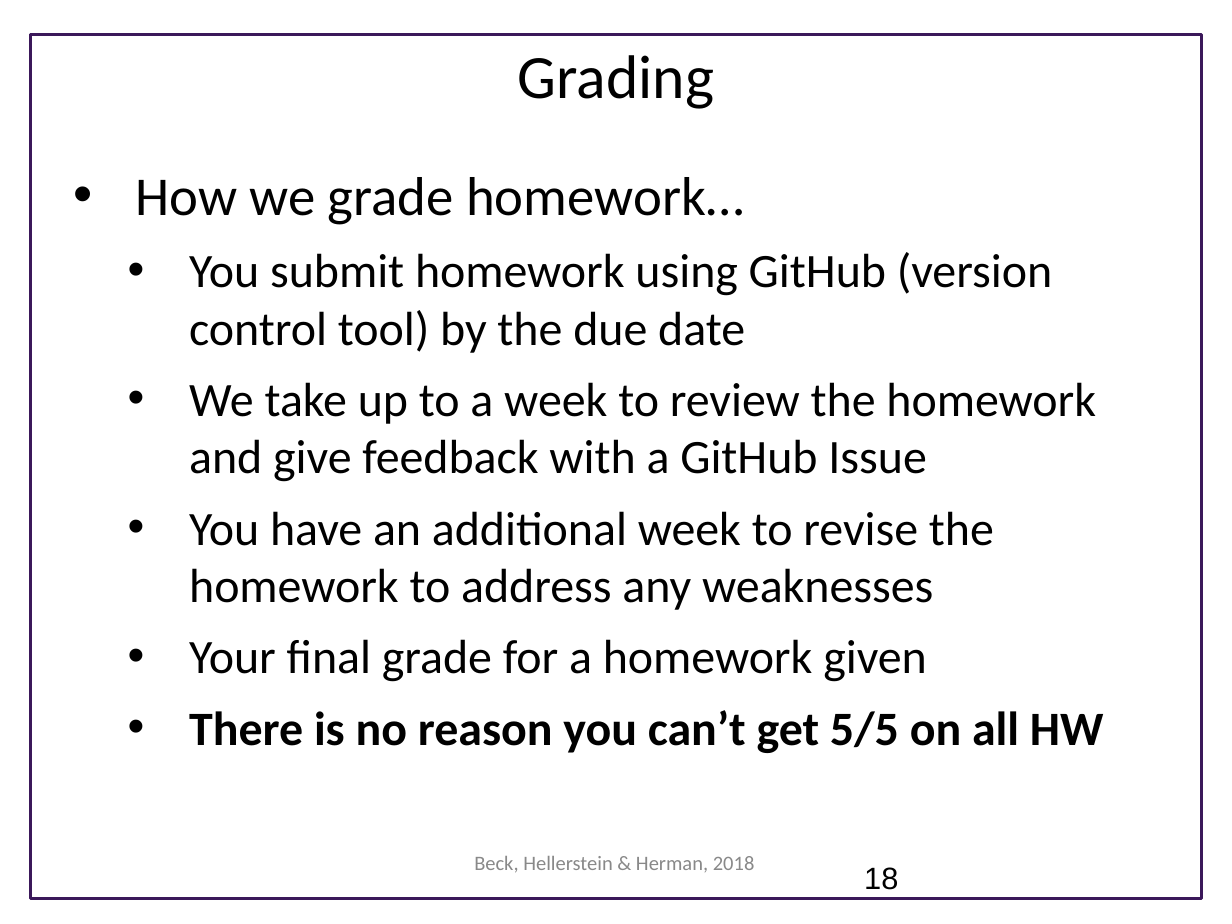
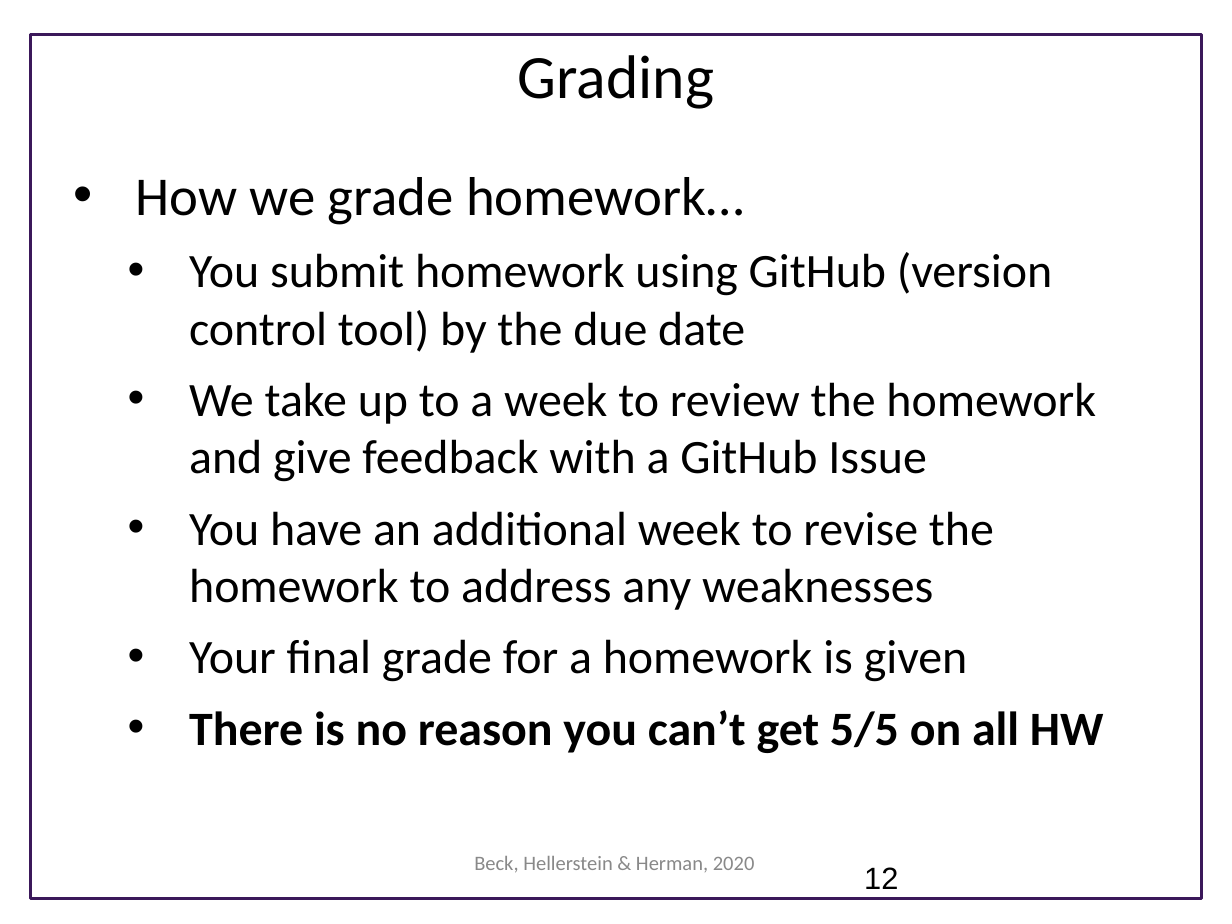
Before and after one commit to UWSEDS/LectureNotes, a slide deck: slide 12 of 01_CourseIntro_DataEssentials/Course Introduction.pptx (slide 18 before the commit). Drawn at 1232x924 pixels with LibreOffice and Linux fonts; fonts in the diff are those of the drawing; background and template pictures are left out. Boxes give left, top, right and bottom in pixels: in the first picture for what was removed or moved away, otherwise in the second. Text is boxed around its words. In the diff, an @@ line names an element or a change of style, - is before the commit and + after.

```diff
--- a/01_CourseIntro_DataEssentials/Course Introduction.pptx
+++ b/01_CourseIntro_DataEssentials/Course Introduction.pptx
@@ text at [189,639,968,682]: text changed @@
-  • Your final grade for a homework given
+  • Your final grade for a homework is given
@@ text at [474,856,755,873]: text changed @@
-Beck, Hellerstein & Herman, 2018
+Beck, Hellerstein & Herman, 2020
@@ page number at [864,867,898,889]: text changed @@
-18
+12
```
Also in this commit, not shown: 12 other slides changed, 12 slides added, 6 slides removed.
